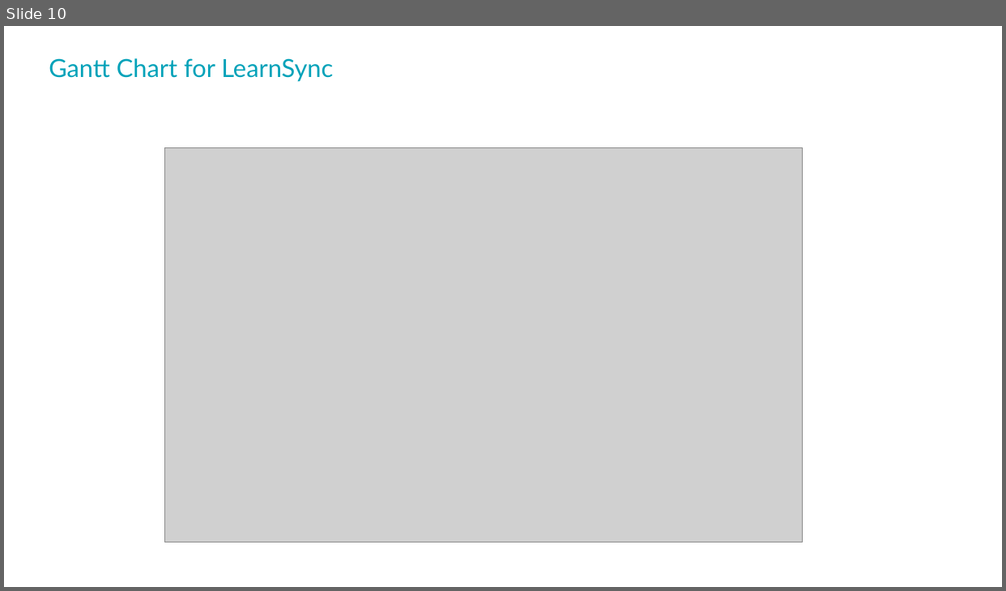
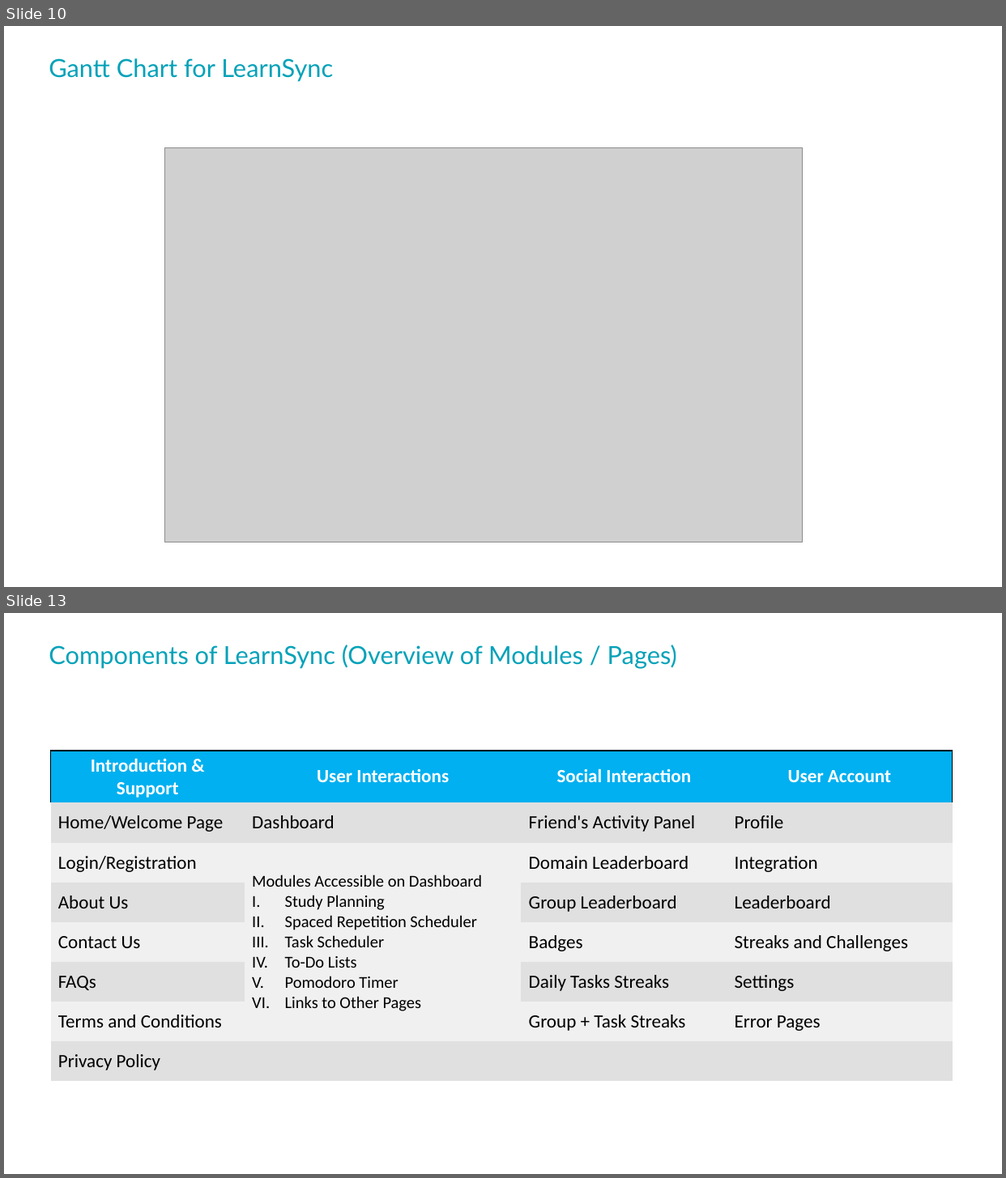
Before and after one commit to Ompitroda55/LearnSync, a slide deck: Poject Doc's/PPT format.pptx. Shown one above the other, each under a label of ours: slide 10 before the commit, slides 10 and 13 after it; the slides between them are not shown. The pictures are 1006x591 and 1006x1178 pixels, drawn with LibreOffice and Linux fonts; fonts in the diff are those of the drawing; grey boxes stand for pictures; background and template pictures are left out. Boxes give left, top, right and bottom in pixels: in the first picture for what was removed or moved away, otherwise in the second. Text is boxed around its words. In the diff, an @@ line names an element or a change of style, - is before the commit and + after.

```diff
--- a/Poject Doc's/PPT format.pptx
+++ b/Poject Doc's/PPT format.pptx
@@ slide 13 added at [4, 613, 1002, 1174], background picture (left out) @@
@@ title added at [49, 645, 677, 669], 24 pt, text #04A2B9 @@
+Components of LearnSync (Overview of Modules / Pages)
@@ table added at [50, 751, 953, 1082], 8 rows, 4 columns @@
+Introduction & Support | User Interactions | Social Interaction | User Account
+Home/Welcome Page | Dashboard | Friend's Activity Panel | Profile
+Login/Registration | Modules Accessible on Dashboard / Study Planning / Spaced Repetition Scheduler / Task Scheduler / To-Do Lists / Pomodoro Timer / Links to Other Pages | Domain Leaderboard | Integration
+About Us |  | Group Leaderboard | Leaderboard
+Contact Us |  | Badges | Streaks and Challenges
+FAQs |  | Daily Tasks Streaks | Settings
+Terms and Conditions |  | Group + Task Streaks | Error Pages
+Privacy Policy |  |  | 
```
Also in this commit, not shown: 6 slides changed, 7 other slides added, 8 other files.
